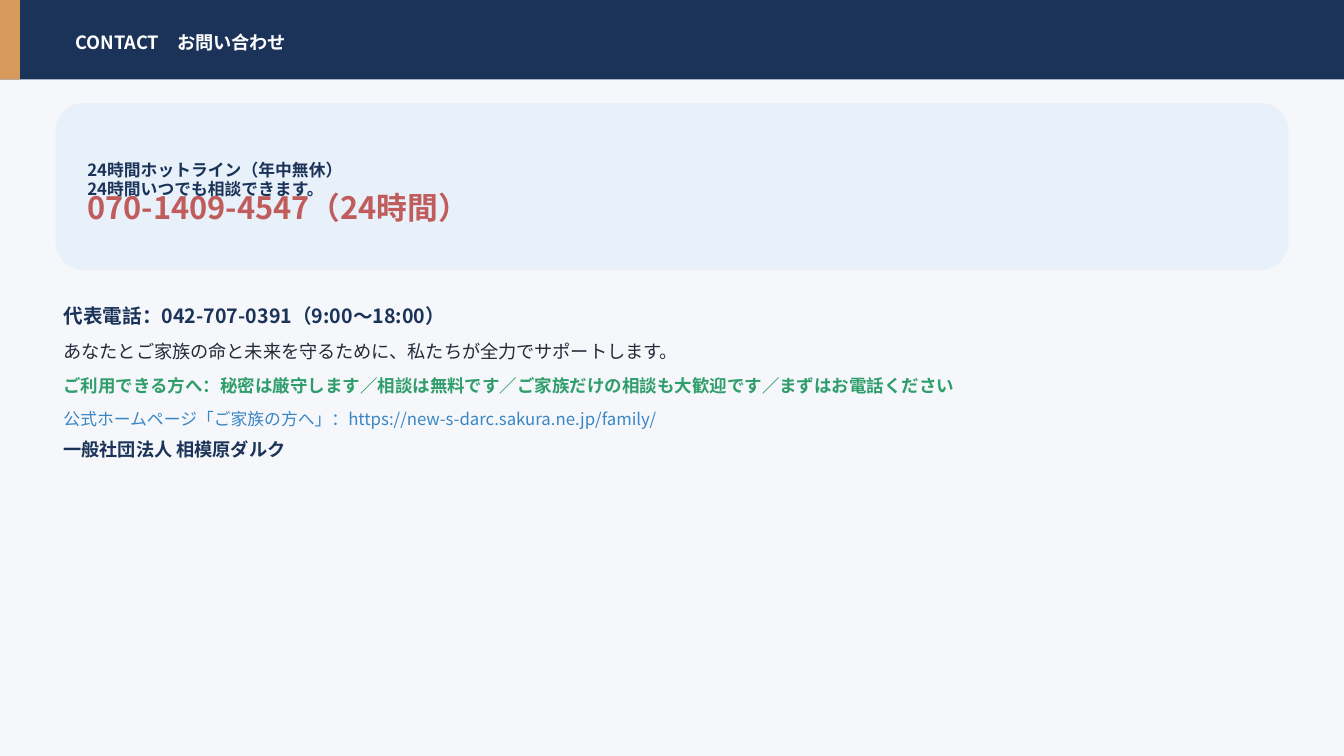
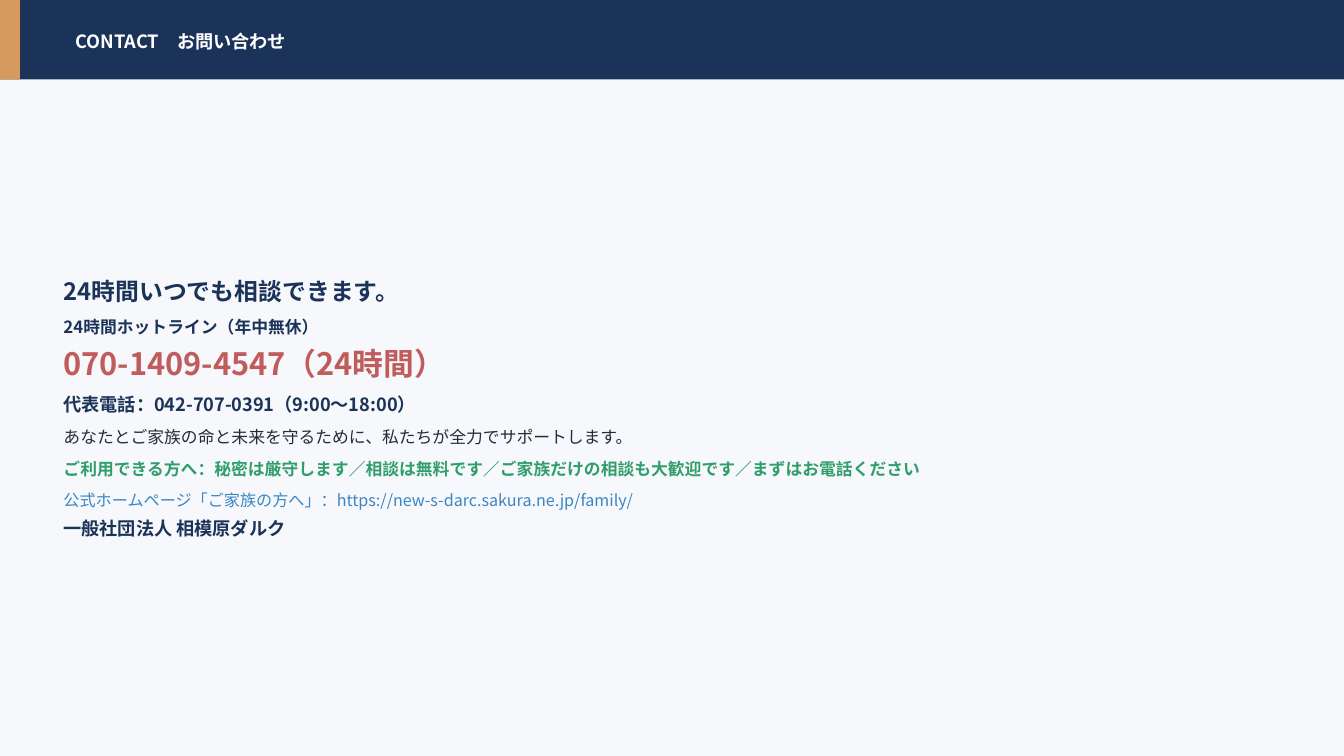
Before and after one commit to hiderock84-sys/darca, a slide deck: slide 32 of public/manual.pptx (slide 81 before the commit). Drawn at 1344x756 pixels with LibreOffice and Linux fonts; fonts in the diff are those of the drawing. Boxes give left, top, right and bottom in pixels: in the first picture for what was removed or moved away, otherwise in the second. Text is boxed around its words. In the diff, an @@ line names an element or a change of style, - is before the commit and + after.

```diff
--- a/public/manual.pptx
+++ b/public/manual.pptx
@@ rectangle at <box>0,0,1344,756</box>: fill #F5F7FB to #F6F8FB @@
@@ text "24時間いつでも相談できます。": place and size @@
-text "24時間いつでも相談できます。" at <box>63,306,954,458</box>
+text "24時間いつでも相談できます。" at <box>63,279,919,537</box>
@@ text "24時間いつでも相談できます。" at <box>63,279,919,537</box>: vertical alignment top to middle @@
@@ rounded rectangle removed at <box>55,103,1289,269</box> @@
@@ text removed at <box>87,161,469,222</box> @@
-24時間ホットライン（年中無休）
-070-1409-4547（24時間）
@@ text removed at <box>87,180,323,200</box> @@
-24時間いつでも相談できます。
@@ text at <box>63,279,445,378</box>: paragraphs added @@
+24時間いつでも相談できます。
+24時間ホットライン（年中無休）
+070-1409-4547（24時間）
@@ text at <box>63,395,919,537</box>: size 14 to 13 pt in "代表電話：042-707-0391（9:00〜18:00）"; size 13 to 12 pt in "あなたとご家族の命と未来を守るために、私たちが全力でサポートします。"; size 12.5 to 12 pt in "ご利用できる方へ：秘密は厳守します／相談は無料です／ご家族だけの相談も大歓迎です／まずはお電話ください"; size 12 to 11.5 pt in "公式ホームページ「ご家族の方へ」：https://new-s-darc.sakura.ne.jp/family/"; line spacing 1.2 to 1.16; less space between paragraphs @@
```
Also in this commit, not shown: 31 other slides changed, 49 slides removed, 1 other file.
